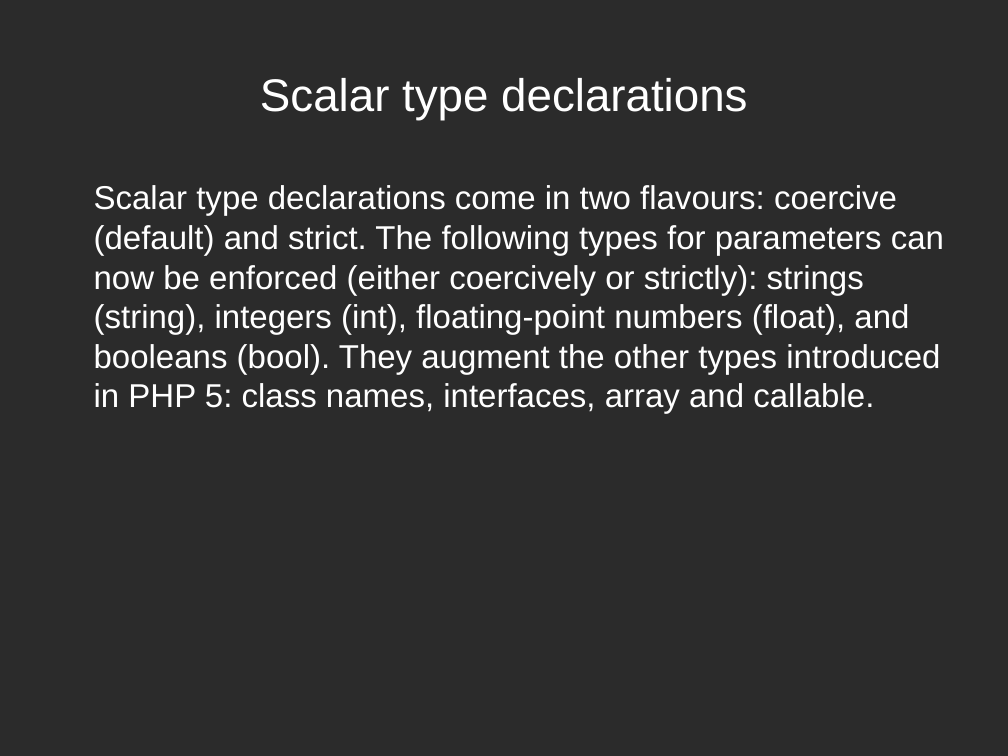
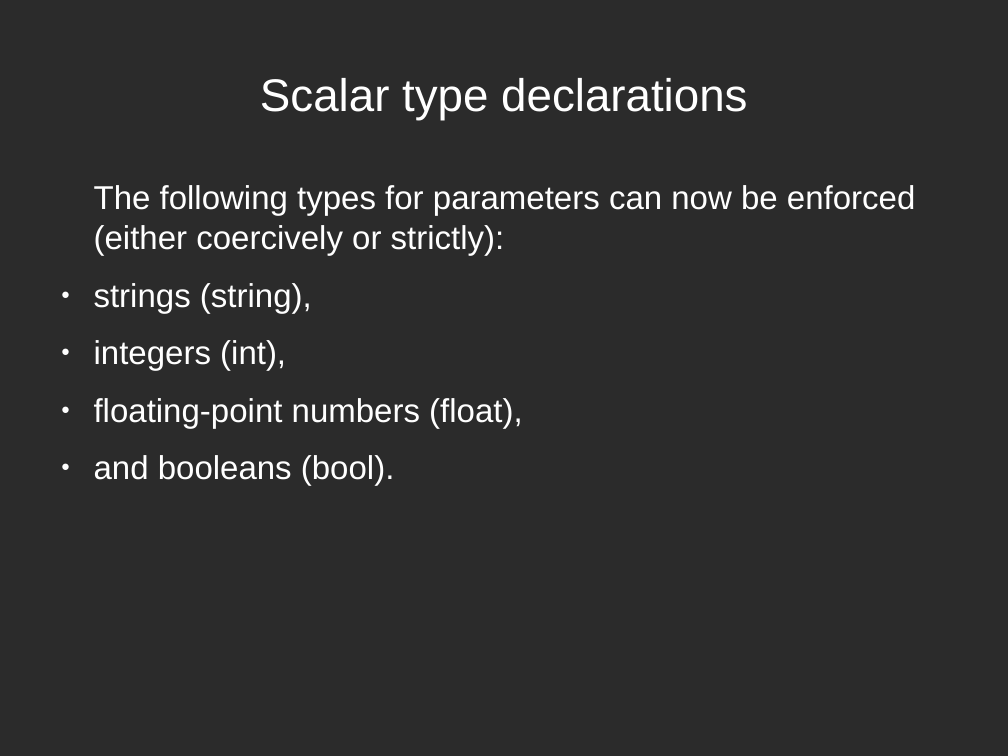
Before and after one commit to rmichal1/php7prezentacja, a slide deck: slide 8 of php7.odp (slide 7 before the commit). Drawn at 1008x756 pixels with LibreOffice and Linux fonts; fonts in the diff are those of the drawing; background and template pictures are left out; a plain dark background stands for a picture behind light text. Boxes give left, top, right and bottom in pixels: in the first picture for what was removed or moved away, otherwise in the second. Text is boxed around its words. In the diff, an @@ line names an element or a change of style, - is before the commit and + after.

Commit message:
end1

```diff
--- a/php7.odp
+++ b/php7.odp
@@ text at box(94, 185, 915, 486): text changed @@
-Scalar type declarations come in two flavours: coercive (default) and strict. The following types for parameters can now be enforced (either coercively or strictly): strings (string), integers (int), floating-point numbers (float), and booleans (bool). They augment the other types introduced in PHP 5: class names, interfaces, array and callable.
+The following types for parameters can now be enforced (either coercively or strictly):
+● strings (string),
+● integers (int),
+● floating-point numbers (float),
+● and booleans (bool).
```
Also in this commit, not shown: 2 slides added.
